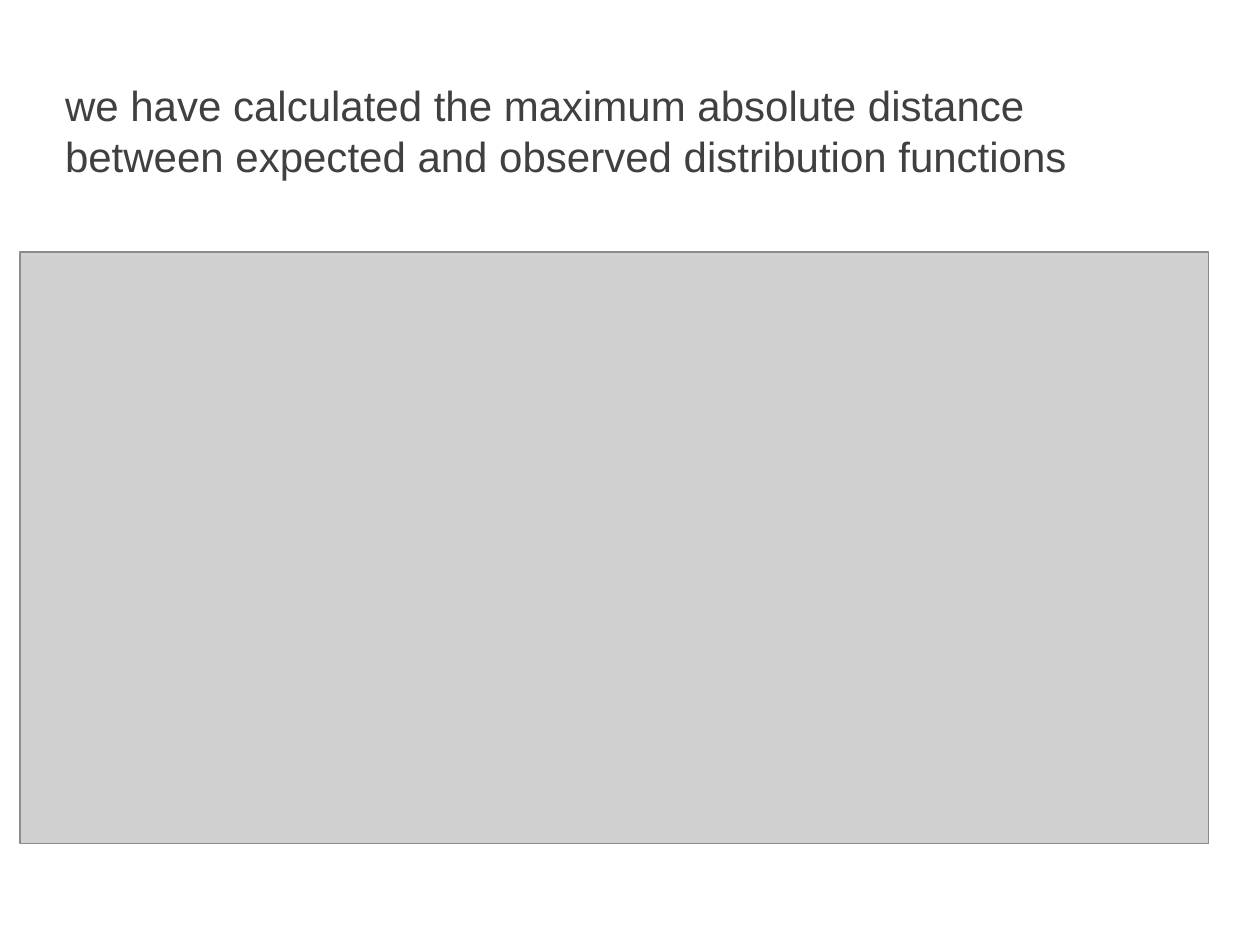
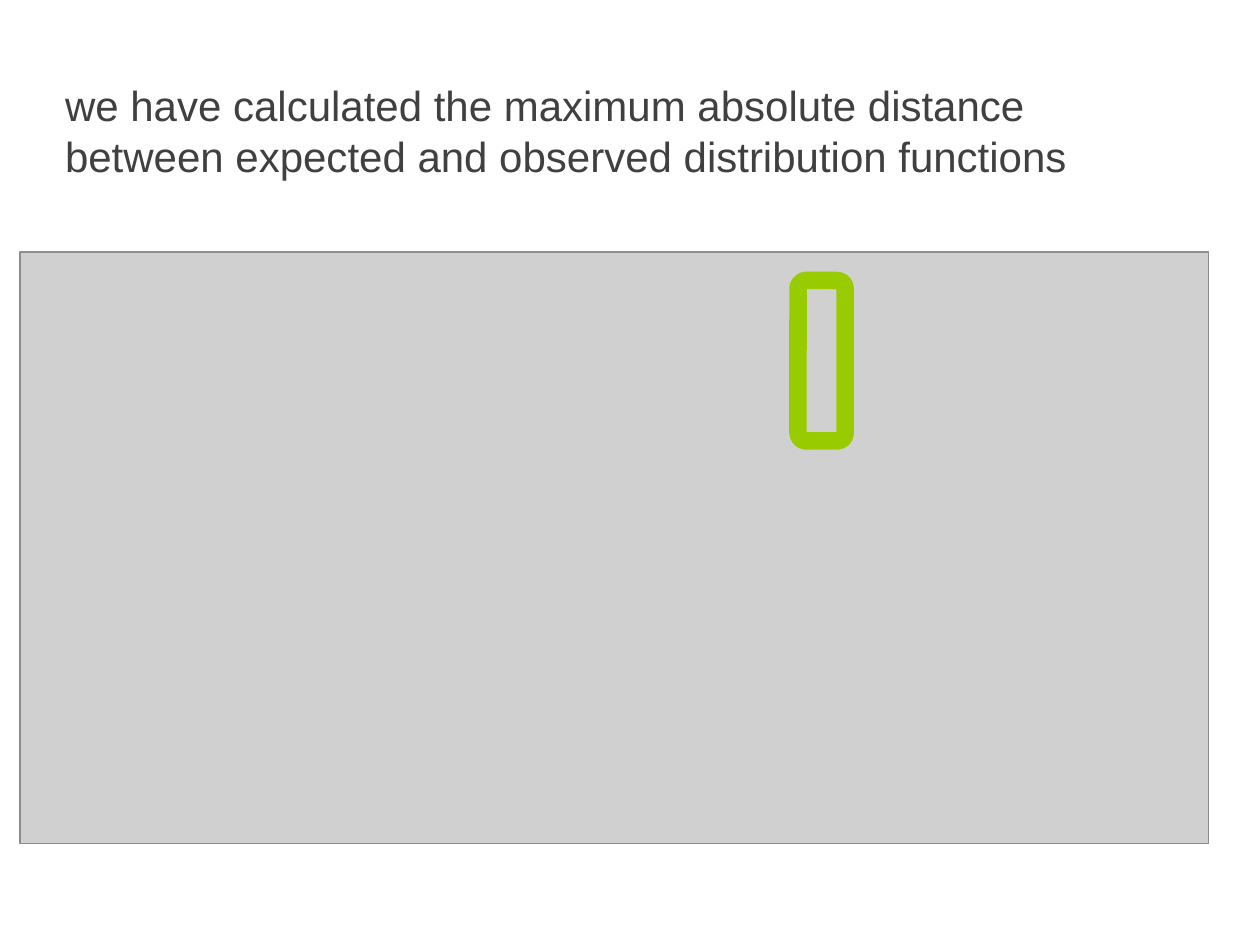
Before and after one commit to coms10011/2018_19, a slide deck: slide 26 of 15-NormalityTesting/15-Roudaut-test-normality-45min.pptx. Drawn at 1260x945 pixels with LibreOffice and Linux fonts; fonts in the diff are those of the drawing; grey boxes stand for pictures. Boxes give left, top, right and bottom in pixels: in the first picture for what was removed or moved away, otherwise in the second. Text is boxed around its words. In the diff, an @@ line names an element or a change of style, - is before the commit and + after.

```diff
--- a/15-NormalityTesting/15-Roudaut-test-normality-45min.pptx
+++ b/15-NormalityTesting/15-Roudaut-test-normality-45min.pptx
@@ rounded rectangle added at (798,281,844,441), outline #99CC00 10 pt @@
```
Also in this commit, not shown: 1 other slide changed, 1 slide added, 1 other file.
